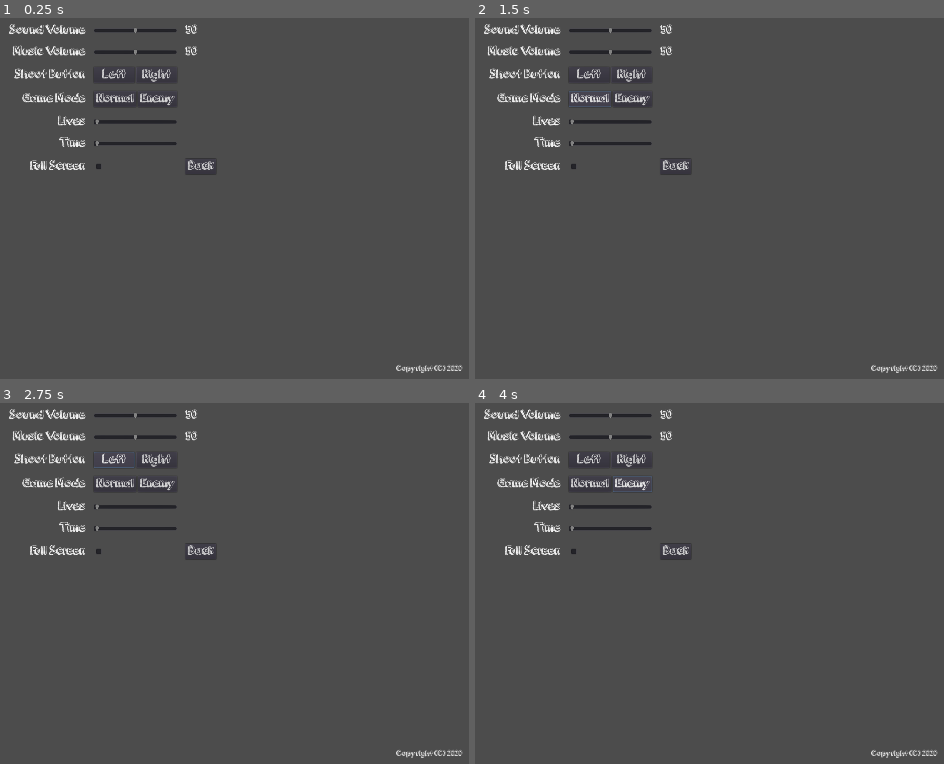
Above: before the commit, frames 1-4 (two rows, left to right).
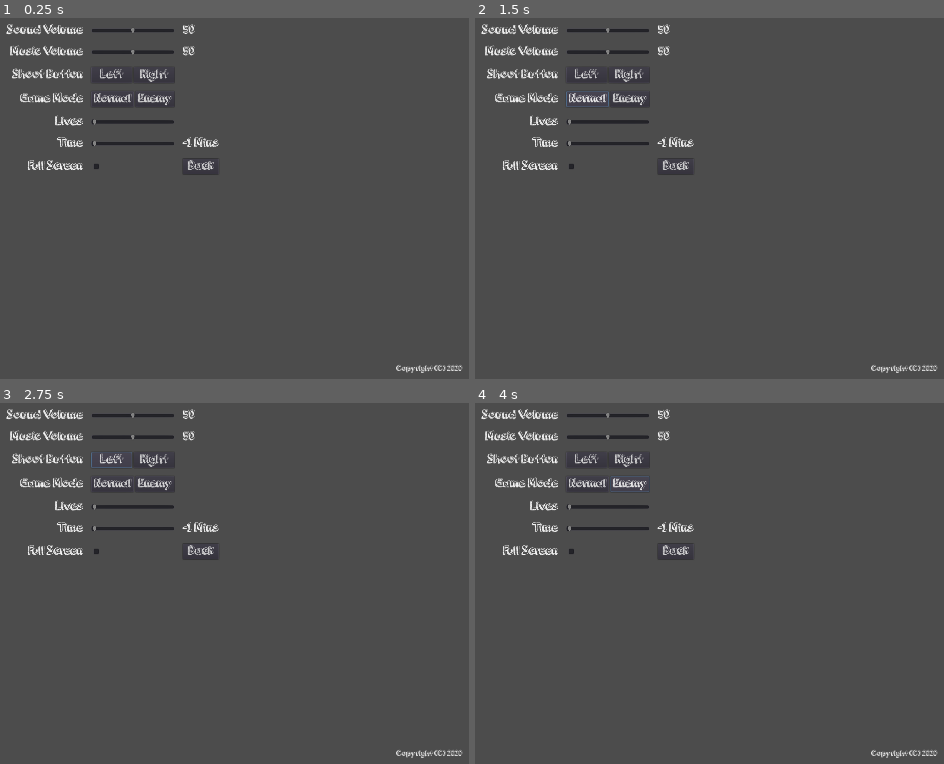
Above: after the commit, the same moments.

Repository: CasualYT31/aimbooster
Game: Godot game, scene res://scenes/SettingsMenu.tscn
Same seed, same stepped clock (60 frames per second), same inputs: the game is played once before the commit and once after it. This scene is started directly instead of the project's main scene.
Inputs:
- Up to frame 1 (0.25 s): no input
- Up to frame 2 (1.5 s): click "Normal" at 0.5 s; click "Normal" at 1.25 s
- Up to frame 3 (2.75 s): click "Left" at 2 s
- Up to frame 4 (4 s): click "Right" at 2.75 s; click "Enemy" at 3.5 s

The runs differ from the first frame. In frame 1, 2.2% of the frame differs, in the area x 1-47%, y 1-43%; in frame 2, 2.2%; in frame 3, 2.2%; in frame 4, 2.2%.
Error in both runs: Invalid call. Nonexistent function 'get_node' in base 'Nil'. (res://scripts/Settings.gd:37)

Commit message:
Added functionality to Time and Lives sliders.

Diff:
--- a/scenes/SettingsMenu.tscn
+++ b/scenes/SettingsMenu.tscn
@@ -247,6 +247,9 @@
 margin_bottom = 252.0
 size_flags_horizontal = 3
 size_flags_vertical = 3
+min_value = 1.0
+max_value = 10.0
+value = 1.0
 
 [node name="LivesValueLabel" type="Label" parent="MarginContainer/VBoxContainer/GridContainer"]
 margin_left = 442.0
@@ -271,6 +274,9 @@
 margin_bottom = 304.0
 size_flags_horizontal = 3
 size_flags_vertical = 3
+min_value = -1.0
+max_value = 10.0
+step = 0.5
 
 [node name="TimeValueLabel" type="Label" parent="MarginContainer/VBoxContainer/GridContainer"]
 margin_left = 442.0
@@ -314,5 +320,7 @@
 [node name="GameAudio" parent="." instance=ExtResource( 4 )]
 [connection signal="value_changed" from="MarginContainer/VBoxContainer/GridContainer/SoundVolume" to="." method="_on_SoundVolume_value_changed"]
 [connection signal="value_changed" from="MarginContainer/VBoxContainer/GridContainer/MusicVolume" to="." method="_on_MusicVolume_value_changed"]
+[connection signal="value_changed" from="MarginContainer/VBoxContainer/GridContainer/Lives" to="." method="_on_Lives_value_changed"]
+[connection signal="value_changed" from="MarginContainer/VBoxContainer/GridContainer/Time" to="." method="_on_Time_value_changed"]
 [connection signal="toggled" from="MarginContainer/VBoxContainer/GridContainer/Fullscreen" to="." method="_on_Fullscreen_toggled"]
 [connection signal="pressed" from="MarginContainer/VBoxContainer/GridContainer/BackButton" to="." method="_on_BackButton_pressed"]
--- a/scripts/SettingsMenu.gd
+++ b/scripts/SettingsMenu.gd
@@ -6,6 +6,10 @@
 	get_node("MarginContainer/VBoxContainer/GridContainer/SoundValueLabel").text = str(Settings.soundVolume)
 	get_node("MarginContainer/VBoxContainer/GridContainer/MusicVolume").value = Settings.musicVolume
 	get_node("MarginContainer/VBoxContainer/GridContainer/MusicValueLabel").text = str(Settings.musicVolume)
+	#Lives
+	#LivesValueLabel
+	get_node("MarginContainer/VBoxContainer/GridContainer/Time").value = Settings.time
+	get_node("MarginContainer/VBoxContainer/GridContainer/TimeValueLabel").text = str(Settings.time) + " Mins"
 
 func _on_BackButton_pressed():
 	Settings.currentMenu = Settings.previousMenu
@@ -18,6 +22,15 @@
 	Settings.musicVolume = value
 	get_node("MarginContainer/VBoxContainer/GridContainer/MusicValueLabel").text = str(value)
 
-
 func _on_Fullscreen_toggled(button_pressed):
 	Settings.fullscreen = !Settings.fullscreen
+
+
+func _on_Lives_value_changed(value):
+	Settings.lives = value
+	get_node("MarginContainer/VBoxContainer/GridContainer/LivesValueLabel").text = str(value)
+
+
+func _on_Time_value_changed(value):
+	Settings.time = value
+	get_node("MarginContainer/VBoxContainer/GridContainer/TimeValueLabel").text = str(value) + " Mins"
